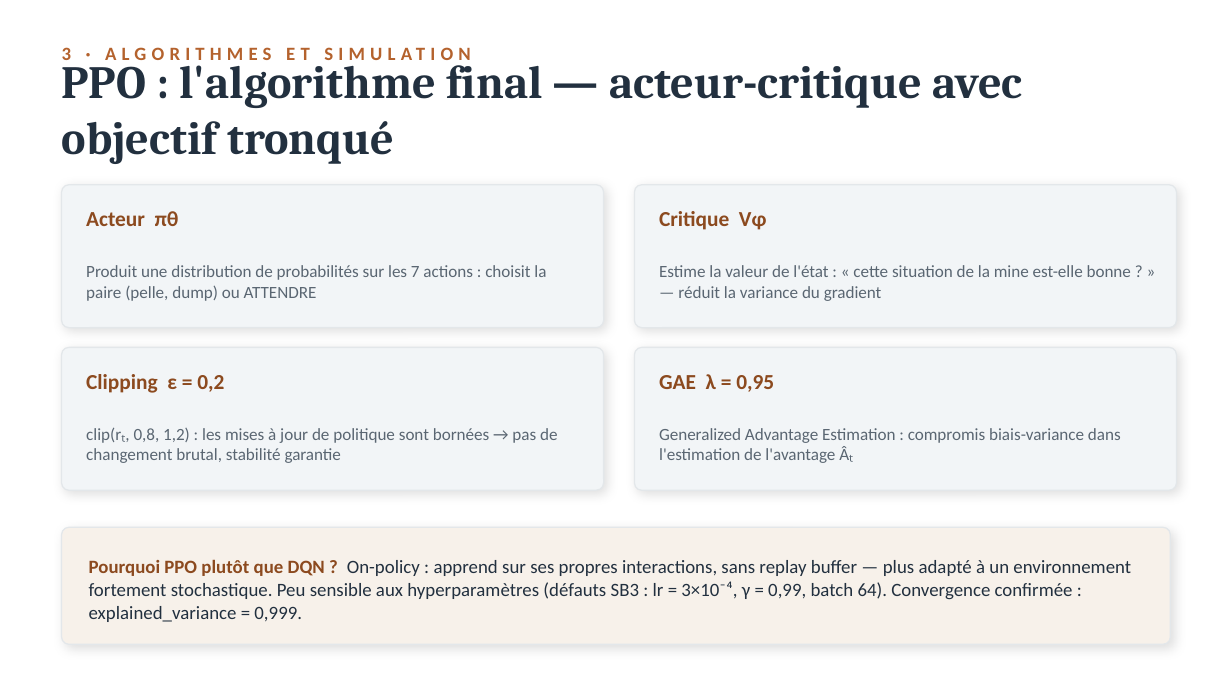
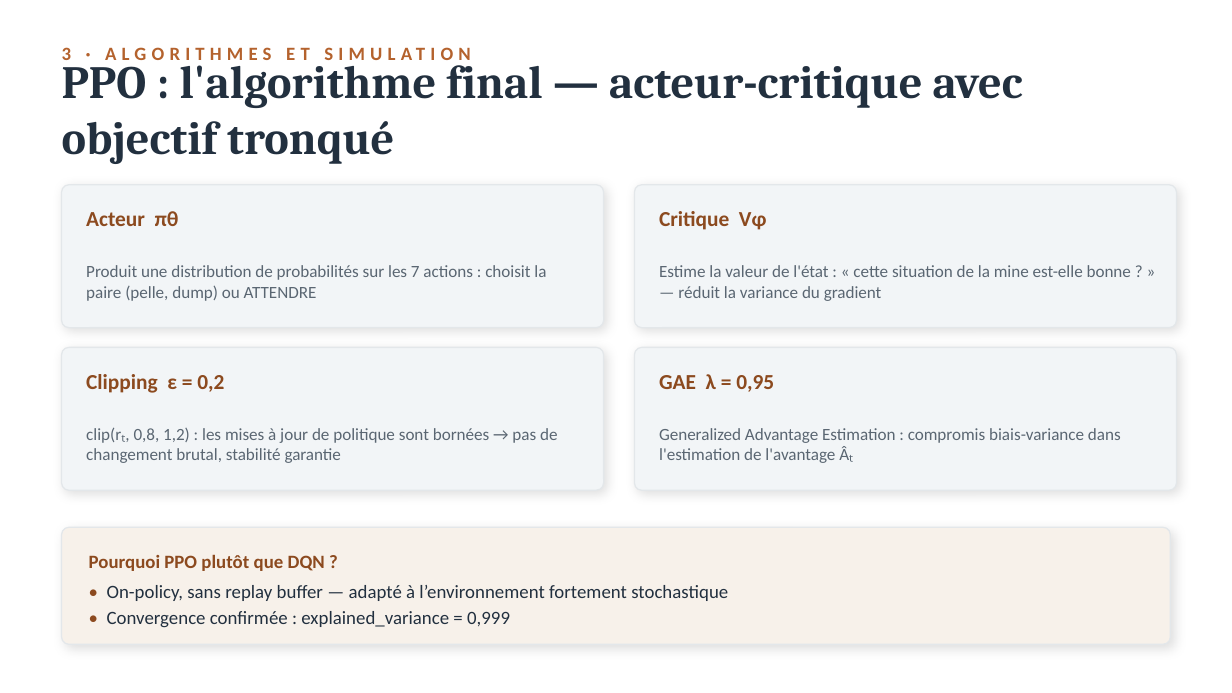
Before and after one commit to Juan-Lucas/memoire-master-rl-logistique, a slide deck: slide 14 of reports/Soutenance_MUPASA_KALUNGA_M2_DataScience.pptx. Drawn at 1232x693 pixels with LibreOffice and Linux fonts; fonts in the diff are those of the drawing. Boxes give left, top, right and bottom in pixels: in the first picture for what was removed or moved away, otherwise in the second. Text is boxed around its words. In the diff, an @@ line names an element or a change of style, - is before the commit and + after.

Commit message:
Mis a jour de la presentation.

```diff
--- a/reports/Soutenance_MUPASA_KALUNGA_M2_DataScience.pptx
+++ b/reports/Soutenance_MUPASA_KALUNGA_M2_DataScience.pptx
@@ text at (89, 554, 728, 628): text changed @@
-Pourquoi PPO plutôt que DQN ? On-policy : apprend sur ses propres interactions, sans replay buffer — plus adapté à un environnement fortement stochastique. Peu sensible aux hyperparamètres (défauts SB3 : lr = 3×10⁻⁴, γ = 0,99, batch 64). Convergence confirmée : explained_variance = 0,999.
+Pourquoi PPO plutôt que DQN ?
+• On-policy, sans replay buffer — adapté à l’environnement fortement stochastique
+• Convergence confirmée : explained_variance = 0,999
```
